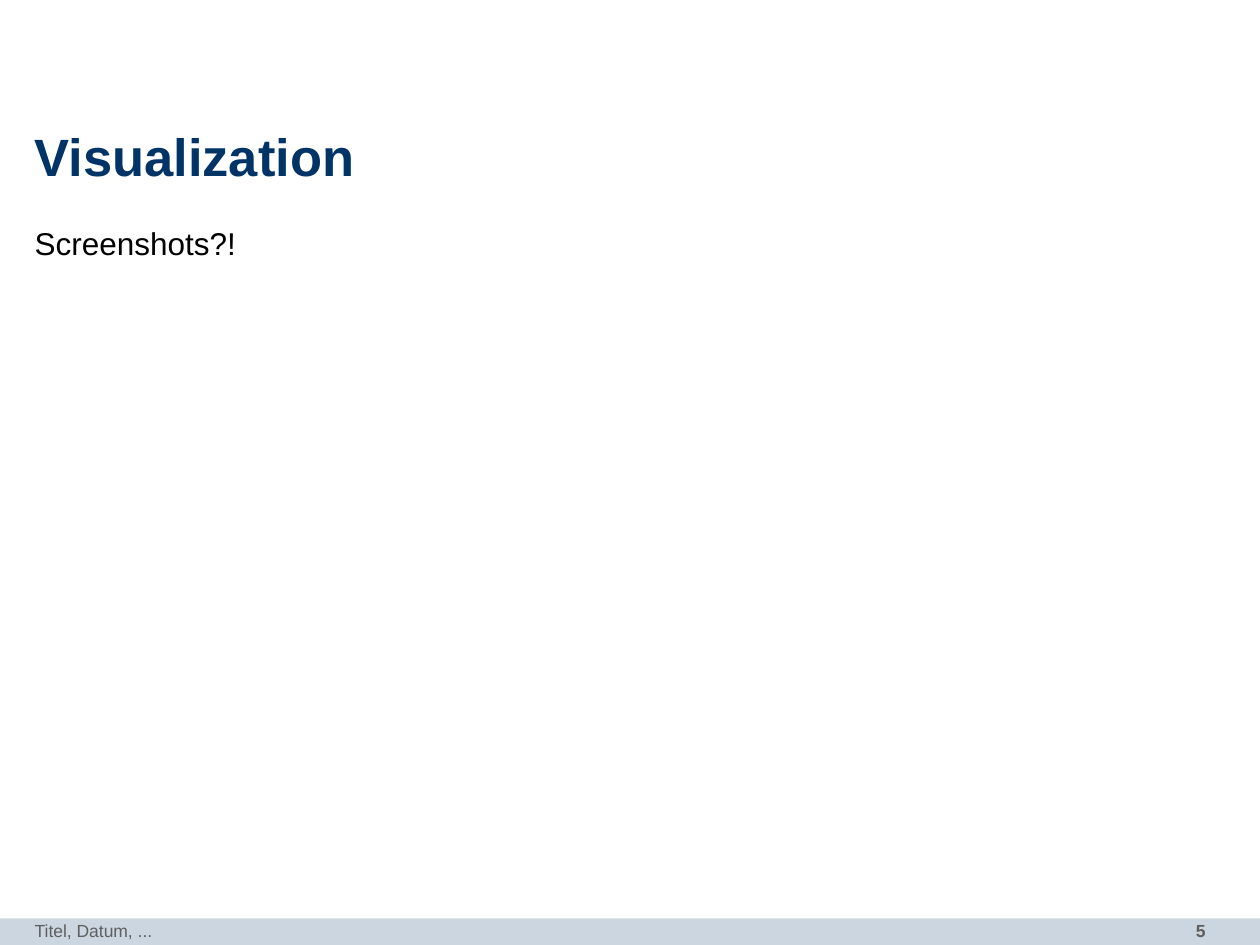
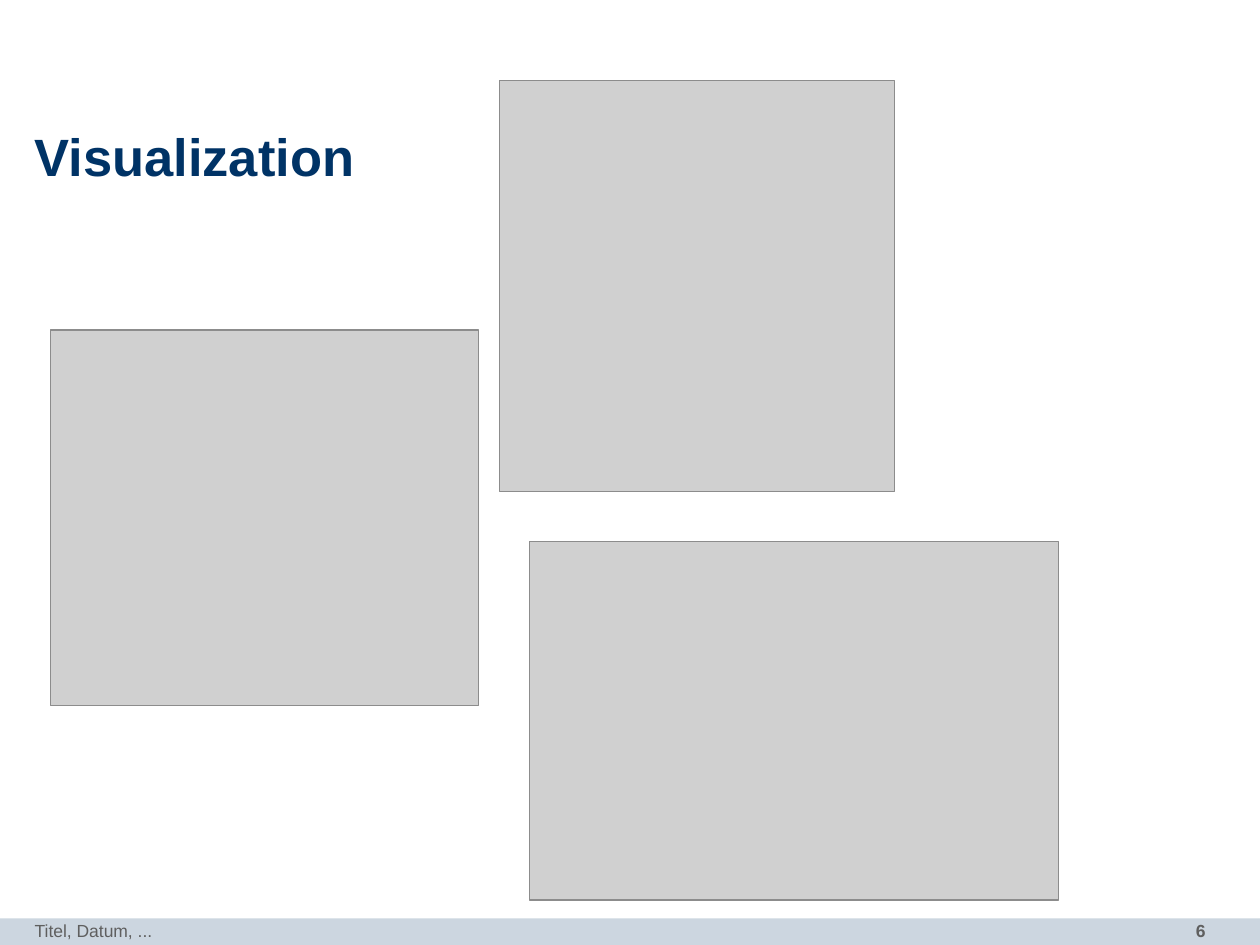
Before and after one commit to mthiop/mthiop.github.io, a slide deck: slide 6 of pres/PP_DataViz.odp (slide 5 before the commit). Drawn at 1260x945 pixels with LibreOffice and Linux fonts; fonts in the diff are those of the drawing; grey boxes stand for pictures; background and template pictures are left out. Boxes give left, top, right and bottom in pixels: in the first picture for what was removed or moved away, otherwise in the second. Text is boxed around its words. In the diff, an @@ line names an element or a change of style, - is before the commit and + after.

```diff
--- a/pres/PP_DataViz.odp
+++ b/pres/PP_DataViz.odp
@@ picture added at [500, 81, 895, 491] @@
@@ text removed at [35, 232, 236, 256] @@
-Screenshots?!
@@ picture added at [50, 330, 479, 706] @@
@@ picture added at [529, 542, 1058, 900] @@
```
Also in this commit, not shown: 2 other slides changed, 1 slide added, 8 other files.
